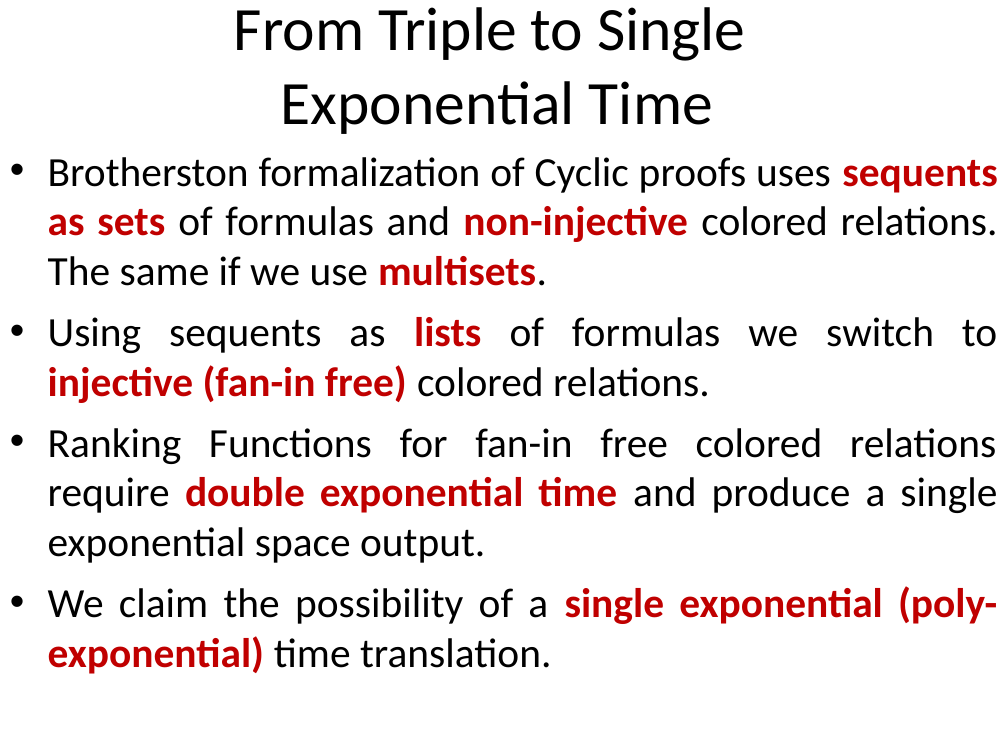
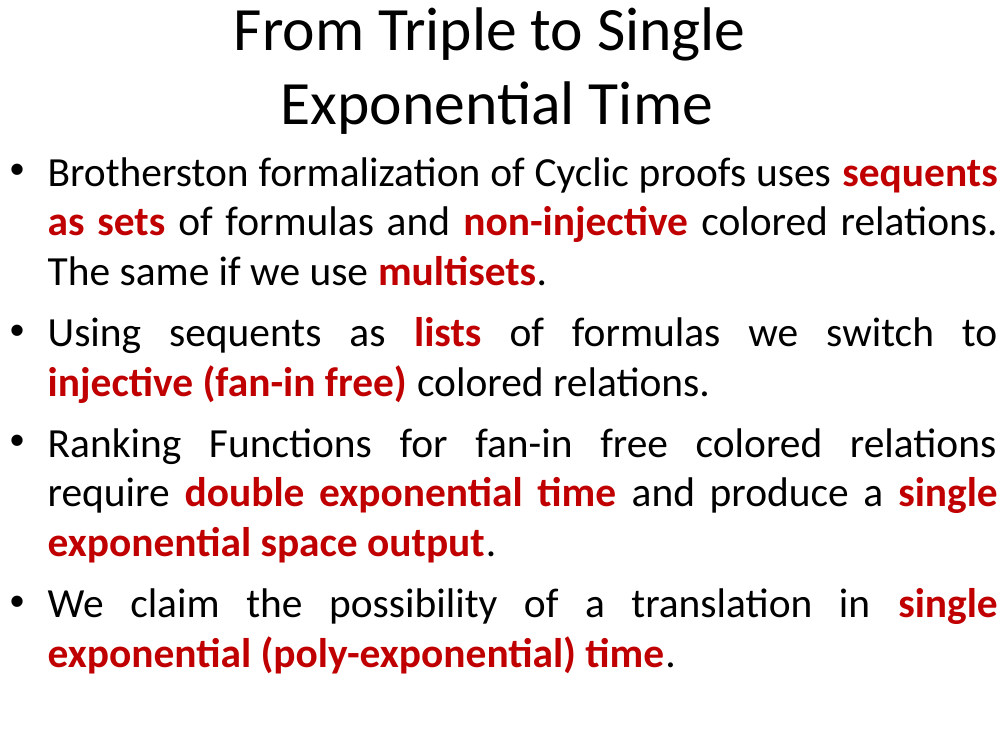
Before and after one commit to stefanoangeloberardi/GTC-injective, a slide deck: slide 4 of PDF/20260219-FUEFUKI24-Isawa Onsen-Injectivity-Slides.ppt. Drawn at 1008x756 pixels with LibreOffice and Linux fonts; fonts in the diff are those of the drawing. Boxes give left, top, right and bottom in pixels: in the first picture for what was removed or moved away, otherwise in the second. Text is boxed around its words. In the diff, an @@ line names an element or a change of style, - is before the commit and + after.

```diff
--- a/PDF/20260219-FUEFUKI24-Isawa Onsen-Injectivity-Slides.ppt
+++ b/PDF/20260219-FUEFUKI24-Isawa Onsen-Injectivity-Slides.ppt
@@ text at <box>48,428,998,563</box>: text colour #000000 to #C00000, bold on in "single exponential space output." @@
@@ text at <box>48,588,998,674</box>: text changed; text colour #000000 to #C00000; bold on @@
-• We claim the possibility of a single exponential (poly-exponential) time translation.
+• We claim the possibility of a translation in single exponential (poly-exponential) time.
```
Also in this commit, not shown: 6 other slides changed, 2 slides added.
